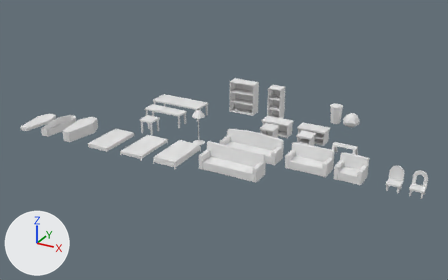
What one commit did to the Blender file resources/meshes/static/furniture.blend.
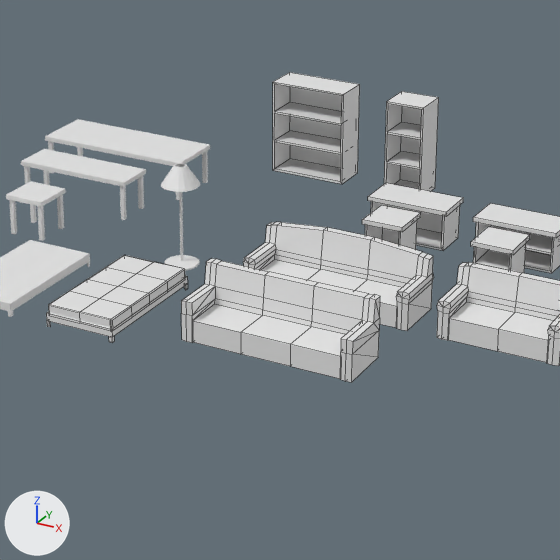
Each version is shown whole from a 50 mm lens placed at (15.06, -26.74, 12.83), pointed at (1.08, -1.32, 0.12), then close up on the part from 31% to 73% of the width and 19% to 87% of the height. Arrows for +X, +Y and +Z are at lower left; the lights stay in place. The close-ups show mesh edges as thin lines.

Objects in the first close-up: 'bedFrame01', 'bedMattressFrame01', 'bedsideTableDoubleDrawer', 'bookshelf', 'bookshelfThin', 'consoleTable', 'couch01', 'couch02', 'diningTable', 'loveseat01', 'nightstandDoubleDrawer', 'nightstandSingleDrawer'.
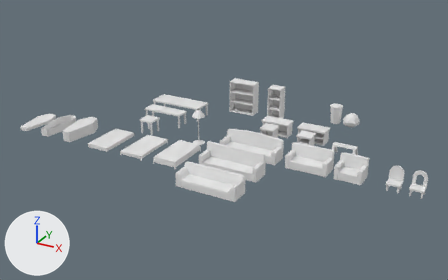
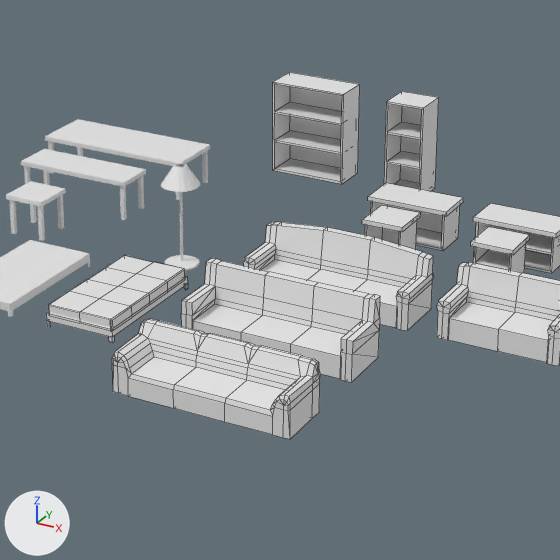
Where the change shows, as pixel boxes (x1, y1, x2, y2) in the close-ups (560 x 560 px):
'couch03', added
    after: (112, 319, 320, 439)

Diff of the bpy script that builds the scene:
```diff
--- a/resources/meshes/static/furniture.blend.py
+++ b/resources/meshes/static/furniture.blend.py
@@ me_couch03 @@
+me_couch03.from_pydata(...)  # 150 vertices, 166 faces; spans x -1.48..1.48, y -0.53..0.4, z 0.0..0.87
@@ ob_couch03 @@
+ob_couch03 = bpy.data.objects.new('couch03', me_couch03)
+ob_couch03.location = (3.0, -6.0, 0.0)
```
